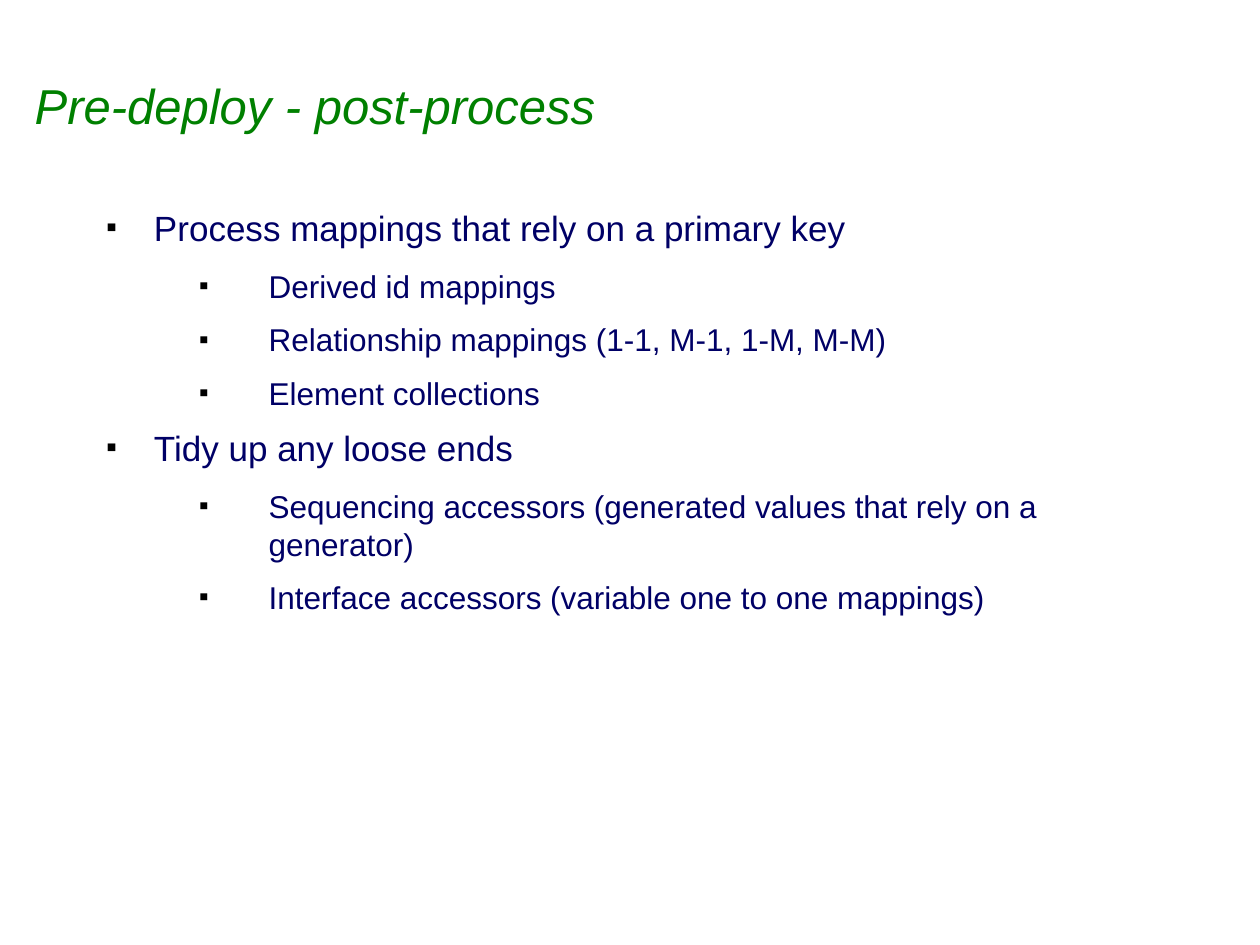
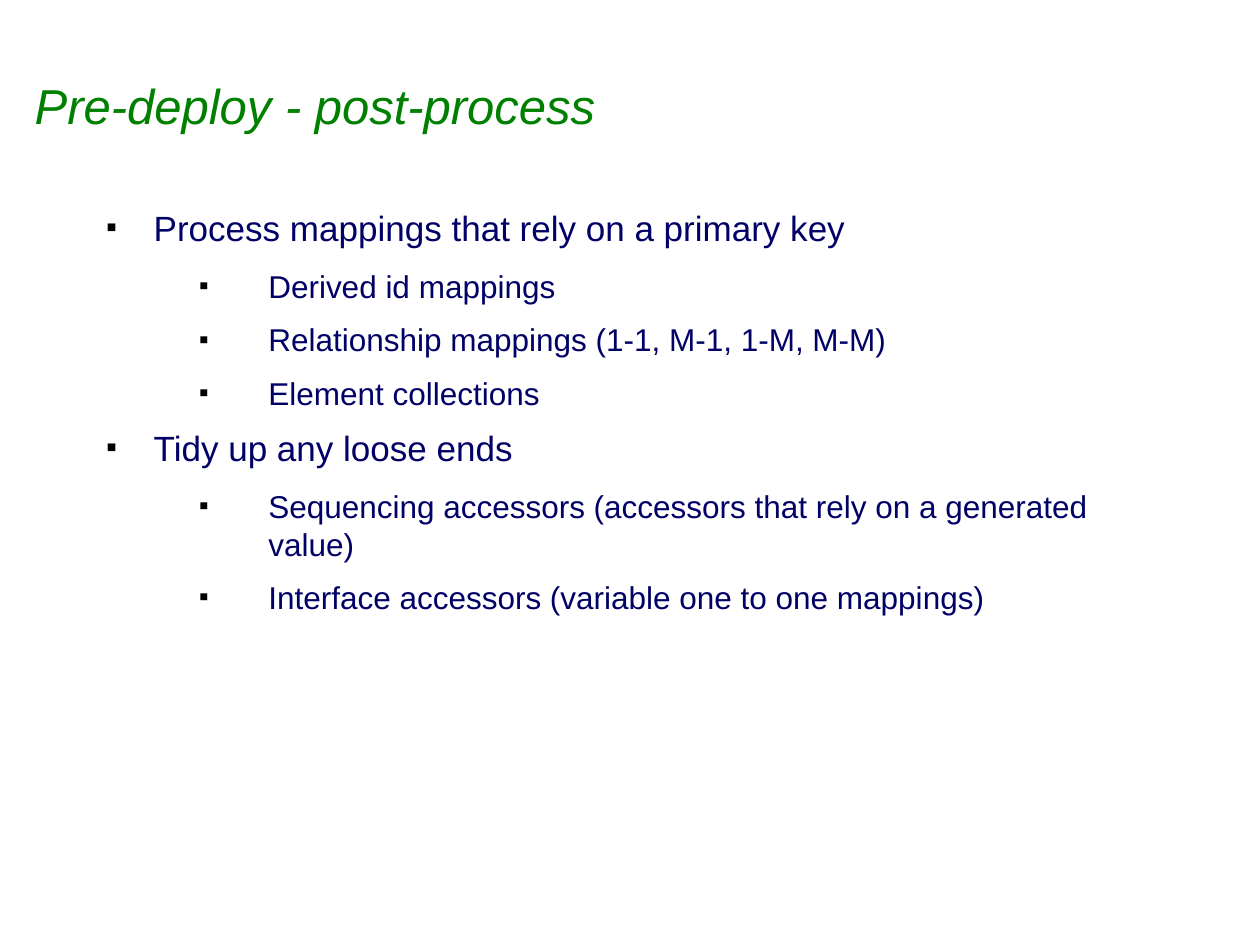
Before and after one commit to sabineheider/incubator, a slide deck: slide 14 of summit-2010/MappingsAndMetadata.ppt. Drawn at 1260x945 pixels with LibreOffice and Linux fonts; fonts in the diff are those of the drawing; background and template pictures are left out. Boxes give left, top, right and bottom in pixels: in the first picture for what was removed or moved away, otherwise in the second. Text is boxed around its words. In the diff, an @@ line names an element or a change of style, - is before the commit and + after.

```diff
--- a/summit-2010/MappingsAndMetadata.ppt
+++ b/summit-2010/MappingsAndMetadata.ppt
@@ text at [154, 215, 984, 615]: indent changed @@
@@ text at [268, 495, 1087, 562]: text changed @@
-  ■ Sequencing accessors (generated values that rely on a generator)
+  ■ Sequencing accessors (accessors that rely on a generated value)
```
Also in this commit, not shown: 6 other slides changed.
